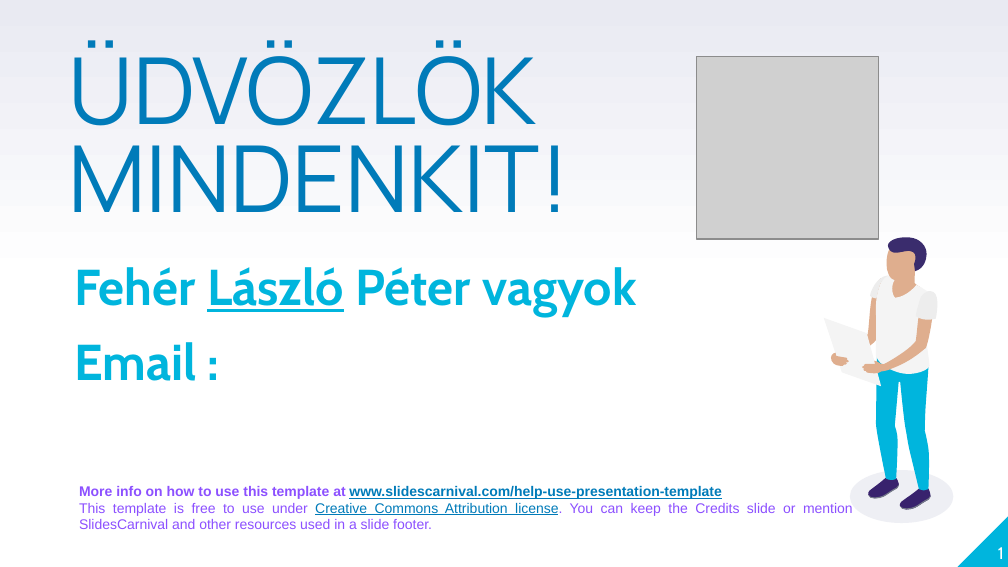
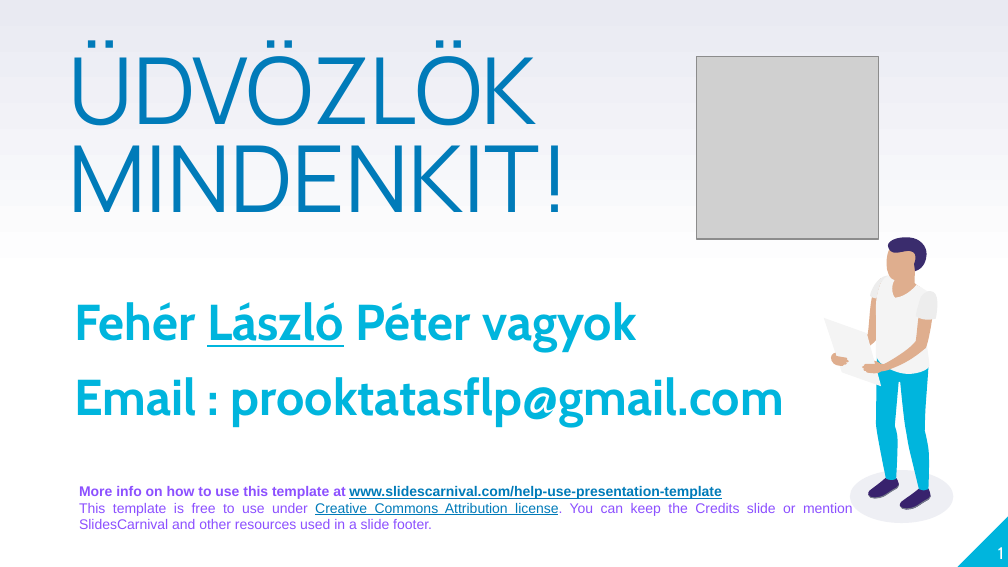
Before and after one commit to laszlofeher/javascriptalapok, a slide deck: slide 1 of 1Alkalom/Js1.pptx. Drawn at 1008x567 pixels with LibreOffice and Linux fonts; fonts in the diff are those of the drawing; grey boxes stand for pictures. Boxes give left, top, right and bottom in pixels: in the first picture for what was removed or moved away, otherwise in the second. Text is boxed around its words. In the diff, an @@ line names an element or a change of style, - is before the commit and + after.

```diff
--- a/1Alkalom/Js1.pptx
+++ b/1Alkalom/Js1.pptx
@@ subtitle "Fehér László Péter vagyok": place and size @@
-subtitle "Fehér László Péter vagyok" at (74,267,636,381)
+subtitle "Fehér László Péter vagyok" at (74,302,784,426)
@@ subtitle at (74,377,784,426): text changed @@
-Email :
+Email : prooktatasflp@gmail.com
```
Also in this commit, not shown: 3 other slides changed, 2 slides added.
